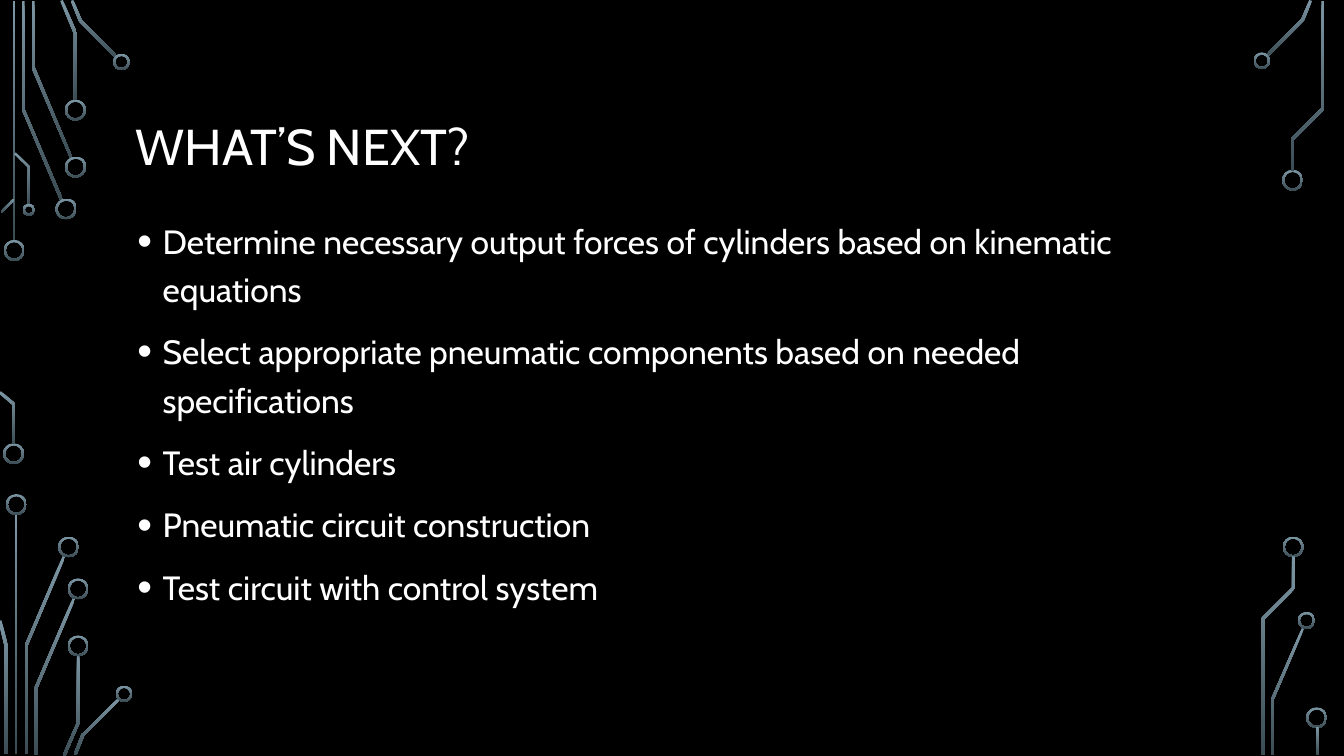
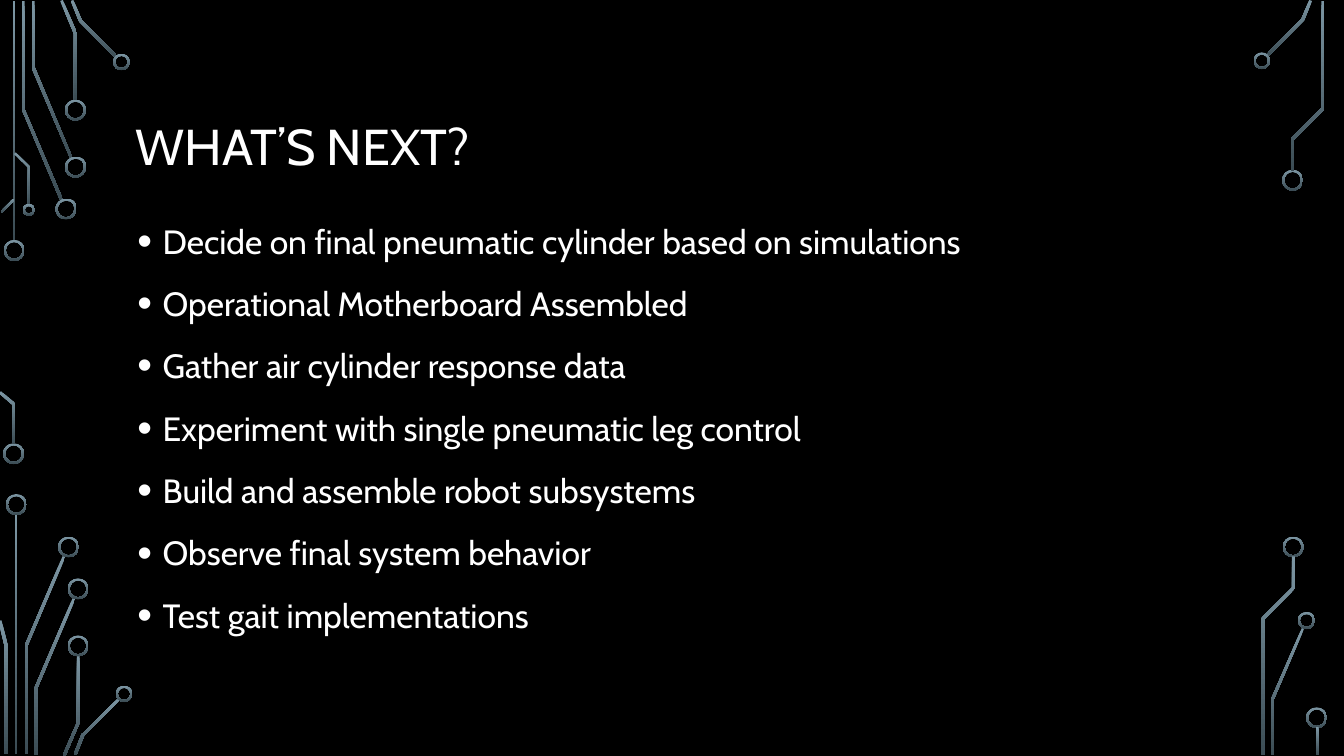
Before and after one commit to Logiant/AgileRoboticControls, a slide deck: slide 19 of Documentation/Presentation/Design Powerpoint.pptx (slide 18 before the commit). Drawn at 1344x756 pixels with LibreOffice and Linux fonts; fonts in the diff are those of the drawing; background and template pictures are left out. Boxes give left, top, right and bottom in pixels: in the first picture for what was removed or moved away, otherwise in the second. Text is boxed around its words. In the diff, an @@ line names an element or a change of style, - is before the commit and + after.

```diff
--- a/Documentation/Presentation/Design Powerpoint.pptx
+++ b/Documentation/Presentation/Design Powerpoint.pptx
@@ text at (163,228,960,636): text changed @@
-• Determine necessary output forces of cylinders based on kinematic equations
-• Select appropriate pneumatic components based on needed specifications
-• Test air cylinders
-• Pneumatic circuit construction
-• Test circuit with control system
+• Decide on final pneumatic cylinder based on simulations
+• Operational Motherboard Assembled
+• Gather air cylinder response data
+• Experiment with single pneumatic leg control
+• Build and assemble robot subsystems
+• Observe final system behavior
+• Test gait implementations
```
Also in this commit, not shown: 4 other slides changed, 1 slide added.
